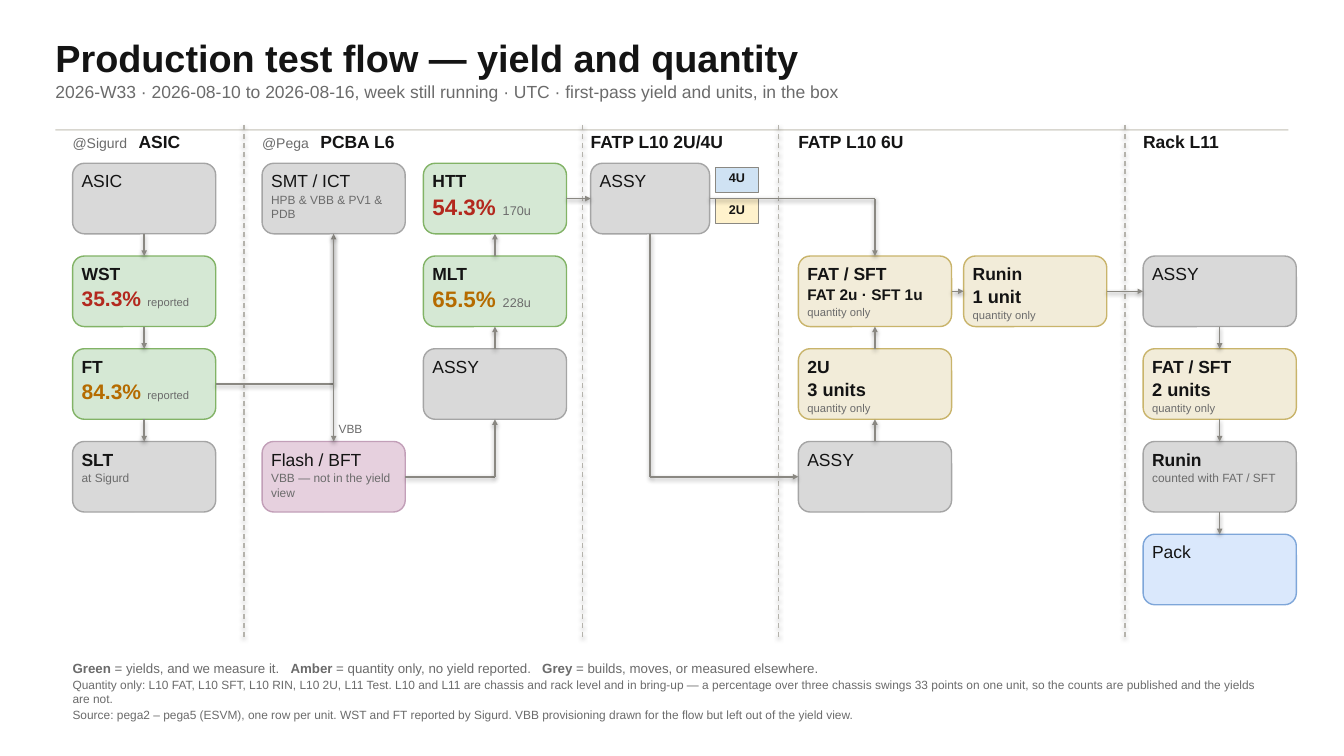
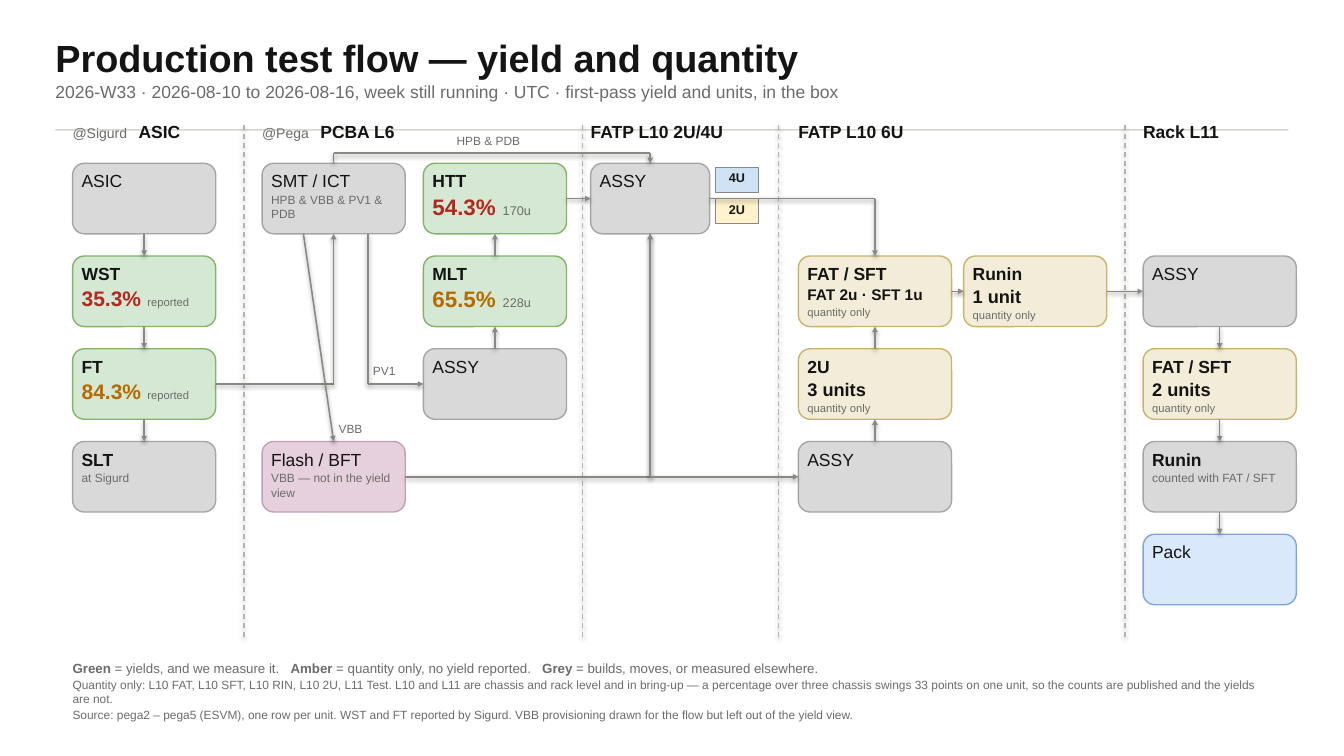
Before and after one commit to Quan-Etched/32x_MP_Auto_DailyReport, a slide deck: slide 2 of weekly/2026-W33/weekly-2026-W33.pptx. Drawn at 1344x756 pixels with LibreOffice and Linux fonts; fonts in the diff are those of the drawing. Boxes give left, top, right and bottom in pixels: in the first picture for what was removed or moved away, otherwise in the second. Text is boxed around its words. In the diff, an @@ line names an element or a change of style, - is before the commit and + after.

```diff
--- a/weekly/2026-W33/weekly-2026-W33.pptx
+++ b/weekly/2026-W33/weekly-2026-W33.pptx
@@ text added at [457, 137, 521, 145], 8.5 pt, text #6B6B6B @@
+HPB & PDB
@@ 5 texts: place and size @@
-5 texts at [73, 135, 1219, 151]
+5 texts at [73, 125, 1219, 141]
@@ line added from (334, 163) to (334, 153), #8A8882 1.1 pt @@
@@ line added from (334, 153) to (650, 153), #8A8882 1.1 pt @@
@@ arrow added from (650, 153) to (650, 163), #8A8882 1.1 pt @@
@@ arrow moved from (334, 234) - (334, 442) to (303, 234) - (334, 442) @@
@@ line added from (368, 234) to (368, 384), #8A8882 1.1 pt @@
@@ arrow added from (650, 477) to (650, 234), #8A8882 1.1 pt @@
@@ arrow moved from (495, 477) - (495, 419) to (368, 384) - (423, 384) @@
@@ text added at [373, 367, 395, 375], 8.5 pt, text #6B6B6B @@
+PV1
@@ line moved from (405, 477) - (495, 477) to (405, 477) - (650, 477) @@
```
Also in this commit, not shown: 1 slide added, 5 other files.
